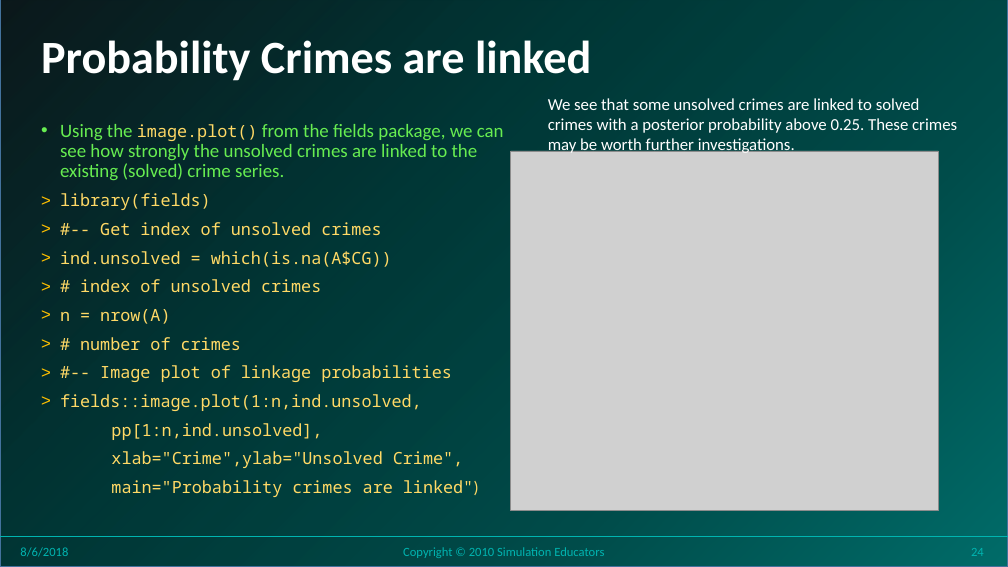
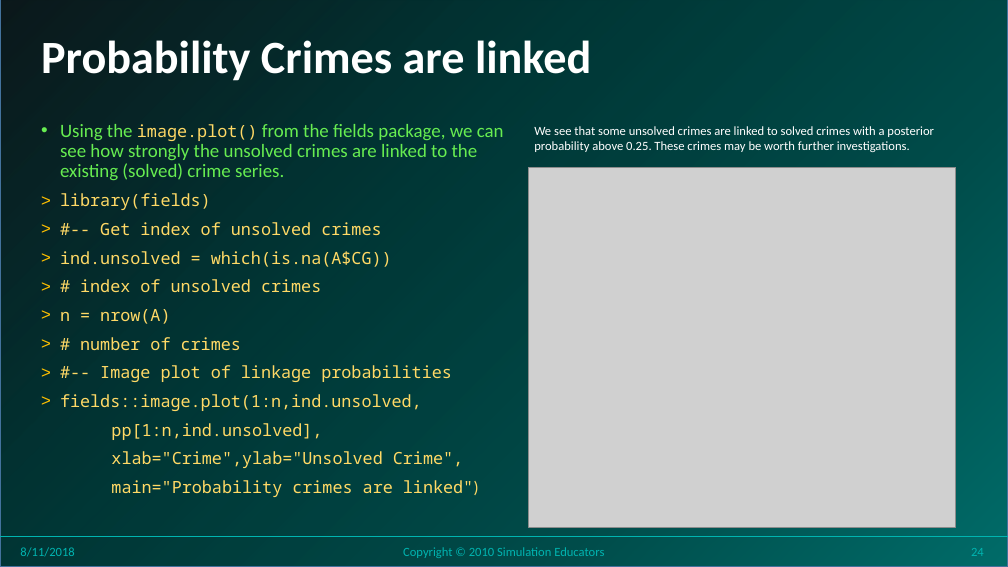
Before and after one commit to stricje1/VIT_University, a slide deck: slide 24 of Predictive_Modeling/PPT/Seminar 05 - Machine Learning Models.pptx. Drawn at 1008x567 pixels with LibreOffice and Linux fonts; fonts in the diff are those of the drawing; grey boxes stand for pictures; background and template pictures are left out. Boxes give left, top, right and bottom in pixels: in the first picture for what was removed or moved away, otherwise in the second. Text is boxed around its words. In the diff, an @@ line names an element or a change of style, - is before the commit and + after.

```diff
--- a/Predictive_Modeling/PPT/Seminar 05 - Machine Learning Models.pptx
+++ b/Predictive_Modeling/PPT/Seminar 05 - Machine Learning Models.pptx
@@ text "We see that some unsolved ...": place and size @@
-text "We see that some unsolved ..." at box(548, 98, 957, 154)
+text "We see that some unsolved ..." at box(534, 126, 934, 152)
@@ text "We see that some unsolved ..." at box(534, 126, 934, 152): size 16 to 12 pt @@
@@ picture: place and size @@
-picture at box(510, 151, 938, 511)
+picture at box(529, 168, 957, 528)
@@ text at box(20, 547, 74, 557): text changed @@
-8/6/2018
+8/11/2018
```
Also in this commit, not shown: 26 other slides changed, 3 other files.
